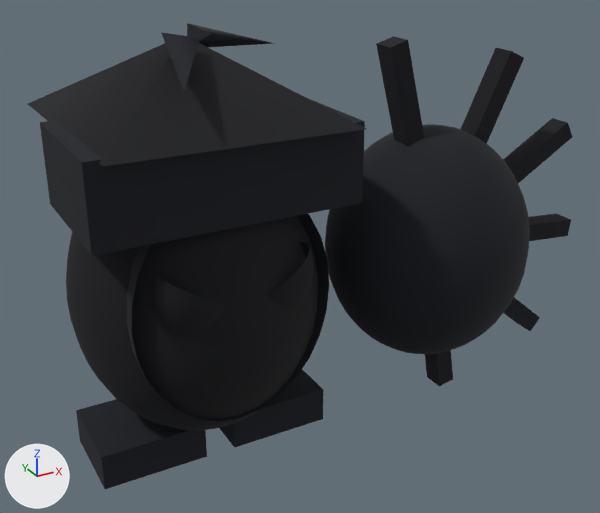
One commit to the glTF model public/assets/characters/carrot/carrot.glb: the scene before it, then after it.
Both versions are drawn from a camera (50 mm lens) standing at (-1.56, -4.09, 3.12) and looking at (0.7, 0.02, 1.07). The axes (+X, +Y, +Z) are drawn at lower left. The lights are the same throughout. Where no turn or scale is listed for an object, it has been applied to the vertices.

In view in the first picture: 'eyeSocketL', 'eyeSocketR', 'faceDome', 'finger1', 'finger2', 'finger3', 'footL', 'footR', 'headBall', 'palm', 'roof', 'visor'.
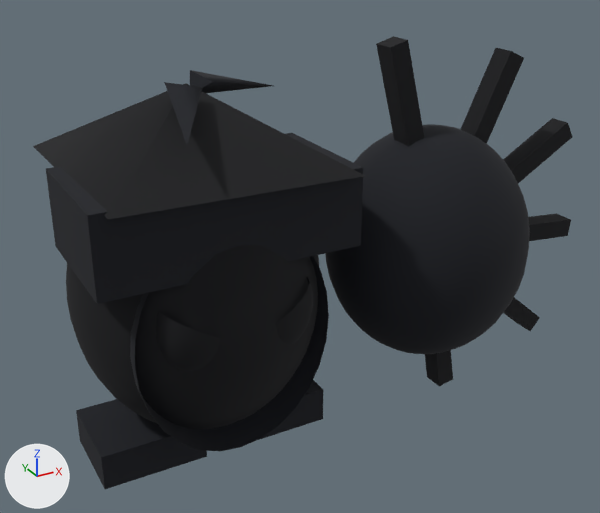
ob_hat is not drawn itself; it is the parent of ob_roof.

What the commit changed:
Object 'faceDome' (ob_facedome) moves from (0.0, -0.56, 0.08) to (0.0, -0.56, -0.08).
Object 'hat' (ob_hat) moves from (0.0, 0.0, 0.72) to (0.0, 0.0, 0.52).
Object 'visor' (ob_visor) moves from (0.0, -0.22, 1.831) to (0.0, -0.22, 1.587).

Changed parts and their boxes (x1, y1, x2, y2) in the pictures (600 x 513 px):
'visor', moved: before (40, 99, 365, 256); after (46, 133, 363, 304)
'roof', moved: before (28, 35, 366, 166); after (33, 83, 365, 219)
'faceDome', moved: before (127, 214, 329, 422); after (130, 256, 329, 451)
'eyeSocketL', moved: before (153, 273, 226, 336); after (156, 312, 220, 371)
'eyeSocketR', moved: before (266, 242, 313, 310); after (275, 277, 313, 345)
'hornL', moved: before (161, 32, 200, 90); after (164, 82, 203, 144)
'hornR', moved: before (187, 23, 274, 47); after (190, 70, 273, 93)
'footR', unchanged, covered by the edit: before (220, 370, 323, 448); after (258, 380, 323, 440)
